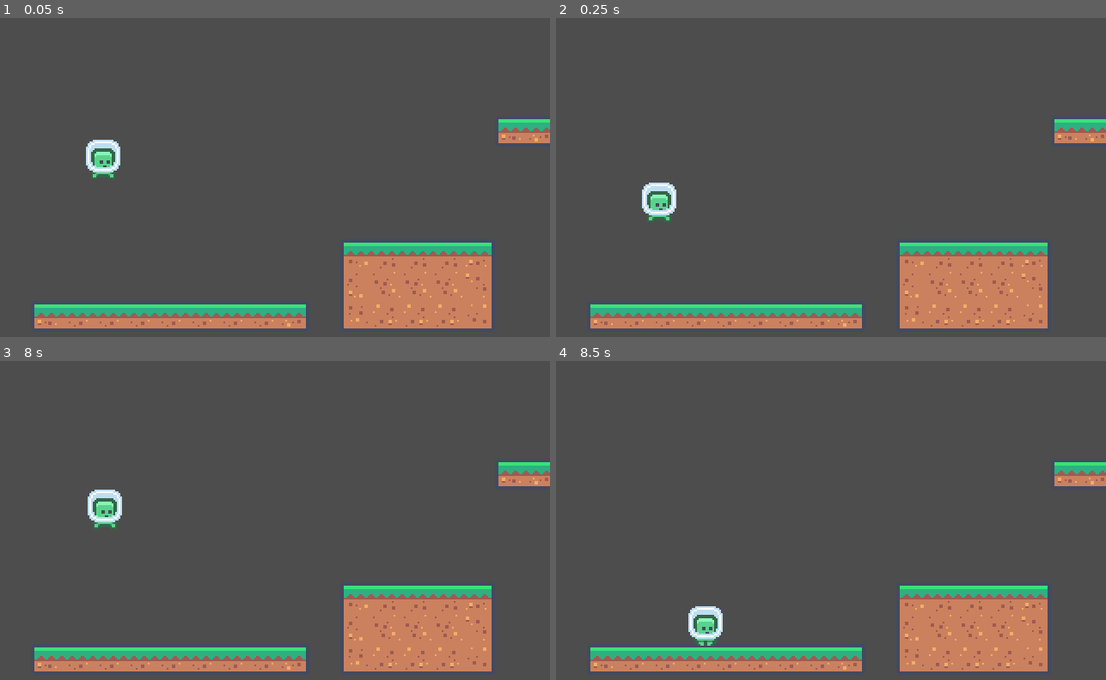
Above: before the commit, frames 1-4 (two rows, left to right).
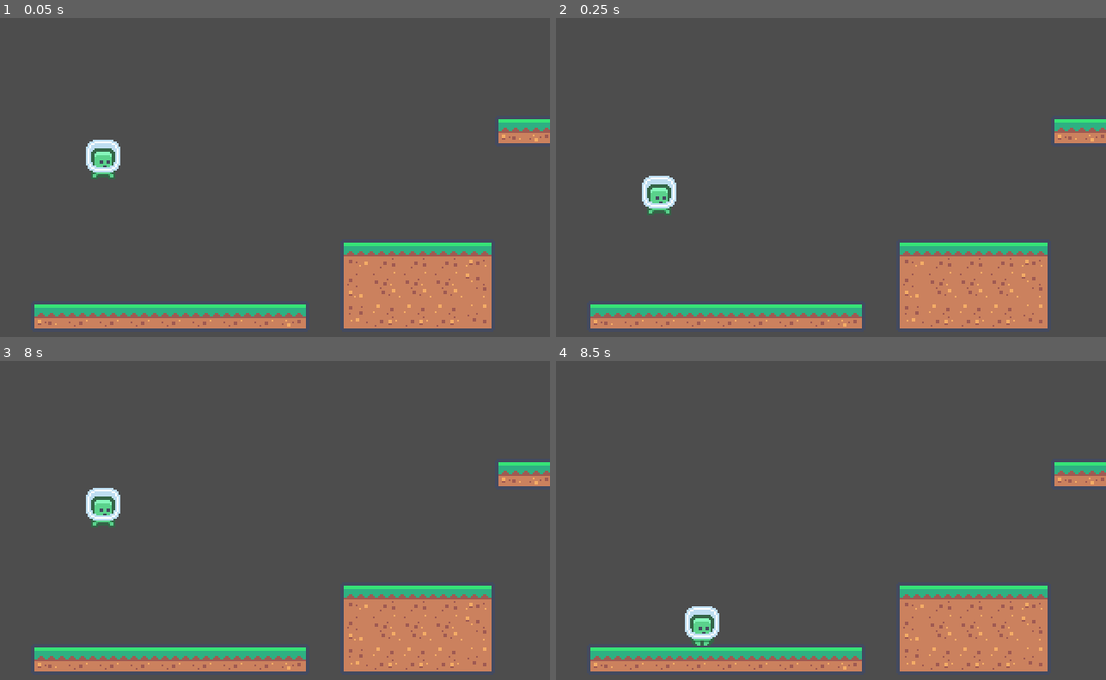
Above: after the commit, the same moments.

Repository: drusin/godot-example-jump-n-run
Game: Godot game, scene res://game_scene.tscn
The game is run twice, just before and just after one commit, with the same random seed, the same clock (stepped at 60 frames per second) and the same inputs.
Inputs:
- Up to frame 1 (0.05 s): no input
- Up to frame 2 (0.25 s): no input
- Up to frame 3 (8 s): hold D (g_right) 0.53-2.03 s; tap Space (g_jump) at 0.77, 1.52, 3.02, 3.77, 4.52, 6.02, 6.77, 7.52 s; hold A (g_left) 2.03-2.78 s; hold D (g_right) 2.78-4.28 s; hold A (g_left) 4.28-5.03 s; hold D (g_right) 5.03-5.78 s; hold A (g_left) 5.78-7.28 s; hold D (g_right) from 7.28 s (still down)
- Up to frame 4 (8.5 s): keep holding D (g_right)

Frame 1 is identical in both runs. In frame 2, 0.6% of the frame differs, in the area x 15-22%, y 49-64%; in frame 3, 0.5%; in frame 4, 0.4%.

Commit message:
add gamepad controls + remove stacktrace when respawning

Diff:
--- a/jump-n-run/project.godot
+++ b/jump-n-run/project.godot
@@ -31,16 +31,23 @@
 g_left={
 "deadzone": 0.5,
 "events": [Object(InputEventKey,"resource_local_to_scene":false,"resource_name":"","device":-1,"window_id":0,"alt_press …(191 unchanged characters)…
+, Object(InputEventKey,"resource_local_to_scene":false,"resource_name":"","device":-1,"window_id":0,"alt_pressed":false,"shift_pressed":false,"ctrl_pressed":false,"meta_pressed":false,"pressed":false,"keycode":0,"physical_keycode":4194319,"key_label":0,"unicode":0,"location":0,"echo":false,"script":null)
+, Object(InputEventJoypadButton,"resource_local_to_scene":false,"resource_name":"","device":-1,"button_index":13,"pressure":0.0,"pressed":true,"script":null)
+, Object(InputEventJoypadMotion,"resource_local_to_scene":false,"resource_name":"","device":-1,"axis":0,"axis_value":-1.0,"script":null)
 ]
 }
 g_right={
 "deadzone": 0.5,
 "events": [Object(InputEventKey,"resource_local_to_scene":false,"resource_name":"","device":-1,"window_id":0,"alt_press …(192 unchanged characters)…
+, Object(InputEventKey,"resource_local_to_scene":false,"resource_name":"","device":-1,"window_id":0,"alt_pressed":false,"shift_pressed":false,"ctrl_pressed":false,"meta_pressed":false,"pressed":false,"keycode":0,"physical_keycode":4194321,"key_label":0,"unicode":0,"location":0,"echo":false,"script":null)
+, Object(InputEventJoypadButton,"resource_local_to_scene":false,"resource_name":"","device":-1,"button_index":14,"pressure":0.0,"pressed":true,"script":null)
+, Object(InputEventJoypadMotion,"resource_local_to_scene":false,"resource_name":"","device":-1,"axis":0,"axis_value":1.0,"script":null)
 ]
 }
 g_jump={
 "deadzone": 0.5,
 "events": [Object(InputEventKey,"resource_local_to_scene":false,"resource_name":"","device":-1,"window_id":0,"alt_press …(191 unchanged characters)…
+, Object(InputEventJoypadButton,"resource_local_to_scene":false,"resource_name":"","device":-1,"button_index":0,"pressure":0.0,"pressed":true,"script":null)
 ]
 }
 
--- a/jump-n-run/spawner.gd
+++ b/jump-n-run/spawner.gd
@@ -7,5 +7,5 @@
     var spawned: Node2D = to_spawn.instantiate()
     spawned.position.x = position.x
     spawned.position.y = position.y
-    spawn_to.add_child(spawned)
+    spawn_to.add_child.call_deferred(spawned)
     return spawned
